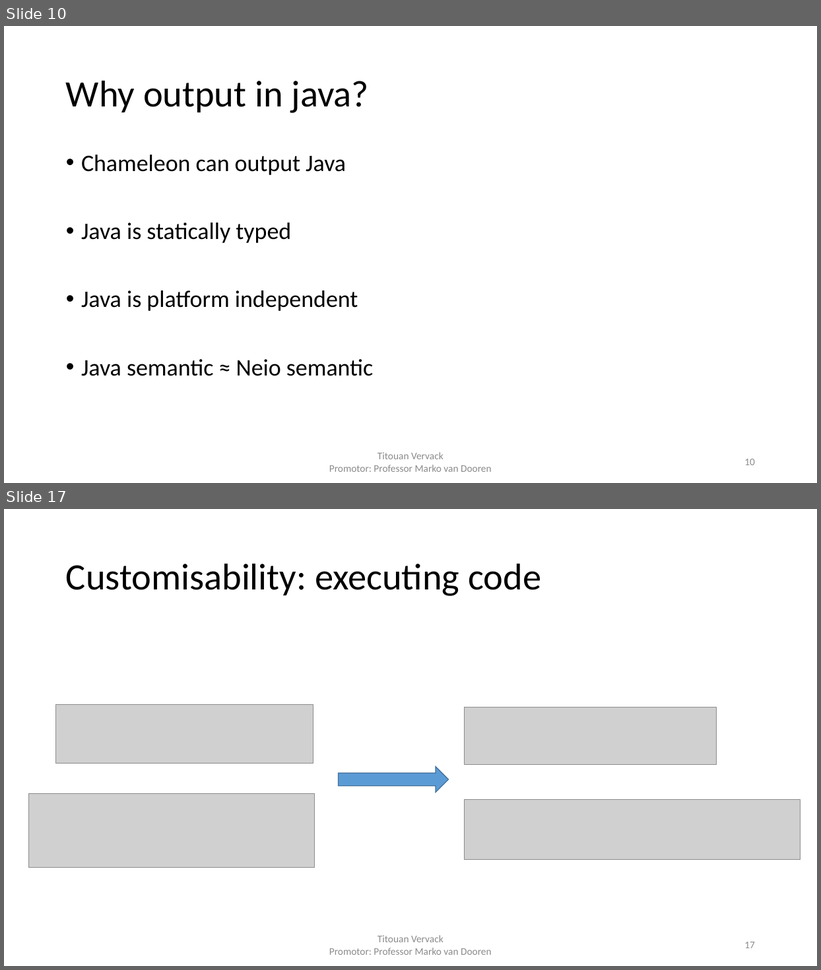
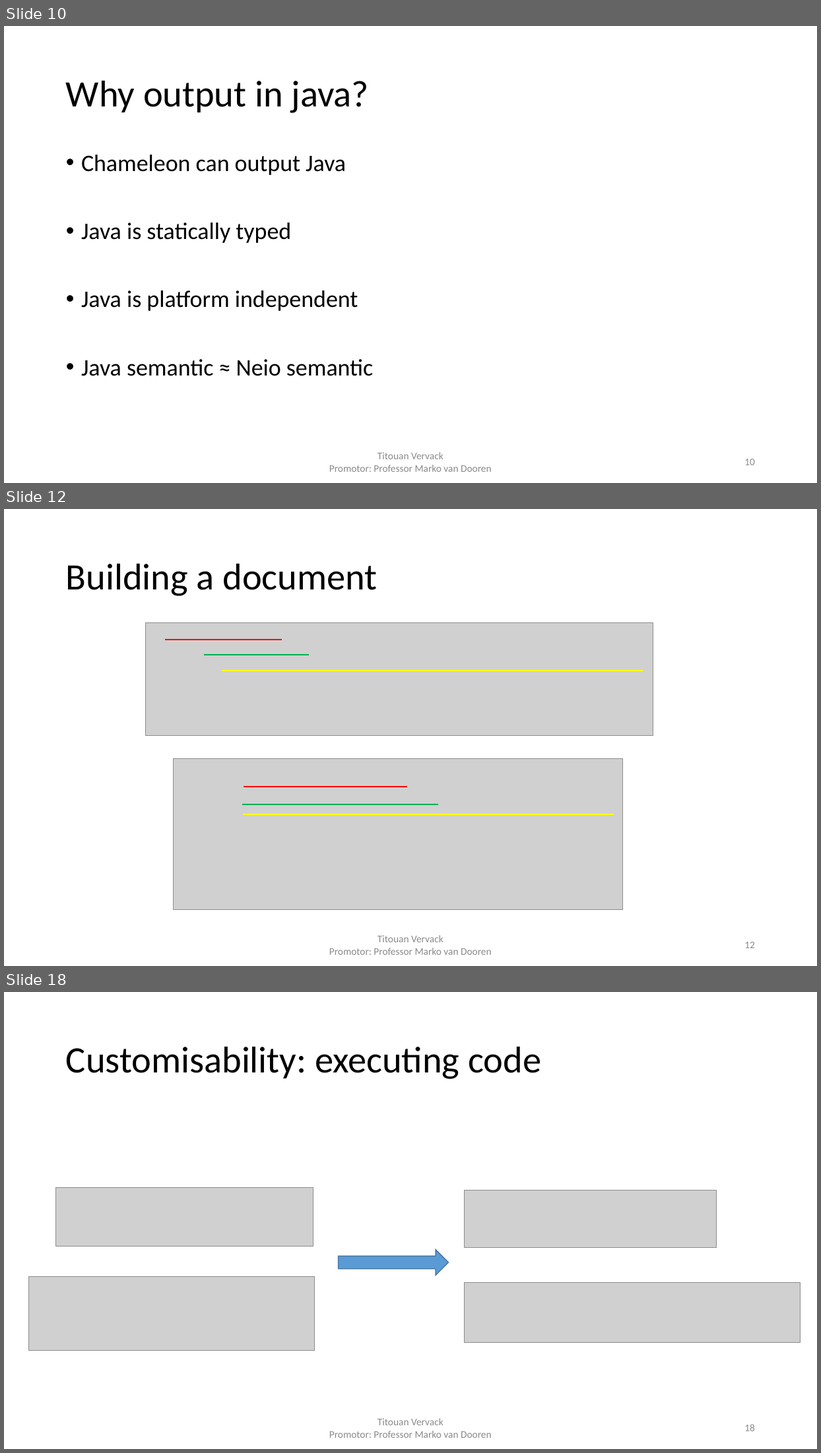
Before and after one commit to FlashYoshi/neio, a slide deck: presentation/Intermediate Presentation.pptx. Shown one above the other, each under a label of ours: slides 10 and 17 before the commit, slides 10, 12 and 18 after it; the slides between them are not shown. The pictures are 821x970 and 821x1453 pixels, drawn with LibreOffice and Linux fonts; fonts in the diff are those of the drawing; grey boxes stand for pictures. Boxes give left, top, right and bottom in pixels: in the first picture for what was removed or moved away, otherwise in the second. Text is boxed around its words. In the diff, an @@ line names an element or a change of style, - is before the commit and + after.

```diff
--- a/presentation/Intermediate Presentation.pptx
+++ b/presentation/Intermediate Presentation.pptx
@@ slide 12 added at <box>4,509,817,966</box>, background #FFFFFF @@
@@ title added at <box>66,563,377,596</box>, 44 pt, text #000000 @@
+Building a document
@@ picture added at <box>146,623,653,736</box> @@
@@ line added from (165, 640) to (282, 640), #FF0000 1.5 pt @@
@@ line added from (204, 656) to (309, 656), #00B050 1.5 pt @@
@@ line added from (222, 671) to (643, 671), #FFFF00 1.5 pt @@
@@ picture added at <box>173,758,623,910</box> @@
@@ line added from (242, 805) to (438, 805), #00B050 1.5 pt @@
@@ line added from (243, 787) to (408, 787), #FF0000 1.5 pt @@
@@ line added from (243, 815) to (614, 815), #FFFF00 1.5 pt @@
@@ text added at <box>329,935,492,955</box>, 12 pt, text #8C8C8C @@
+Titouan Vervack
+Promotor: Professor Marko van Dooren
@@ page number added at <box>745,942,755,949</box>, 12 pt, text #8C8C8C @@
+12
@@ what was slide 17 is now slide 18 @@
@@ page number at <box>745,1424,755,1432</box>: text changed @@
-17
+18
```
Also in this commit, not shown: 13 slides changed, 6 other files.
